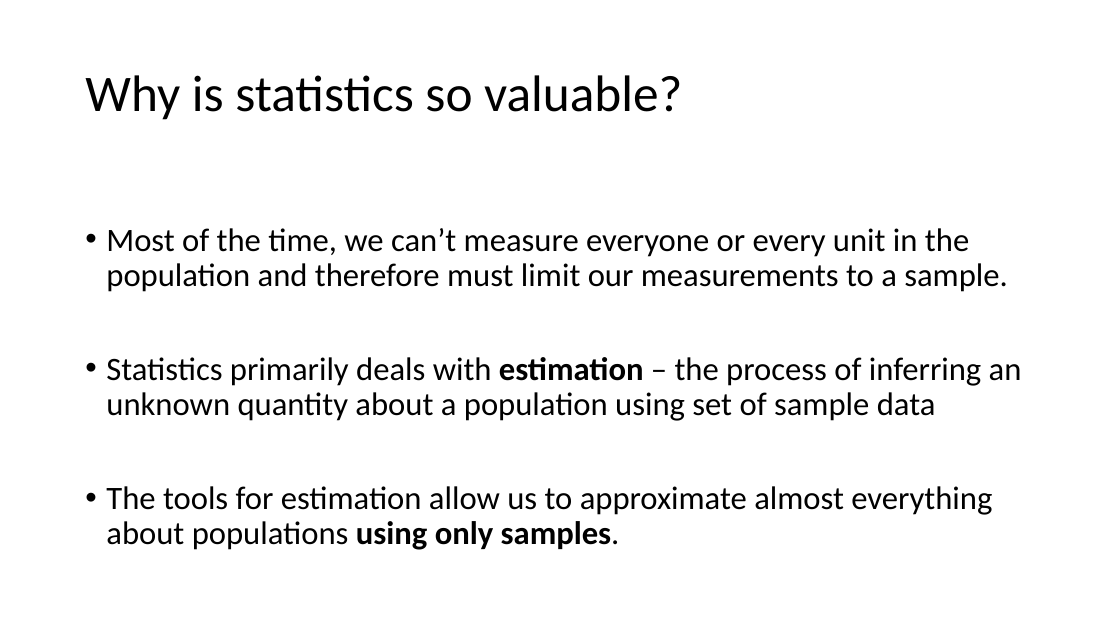
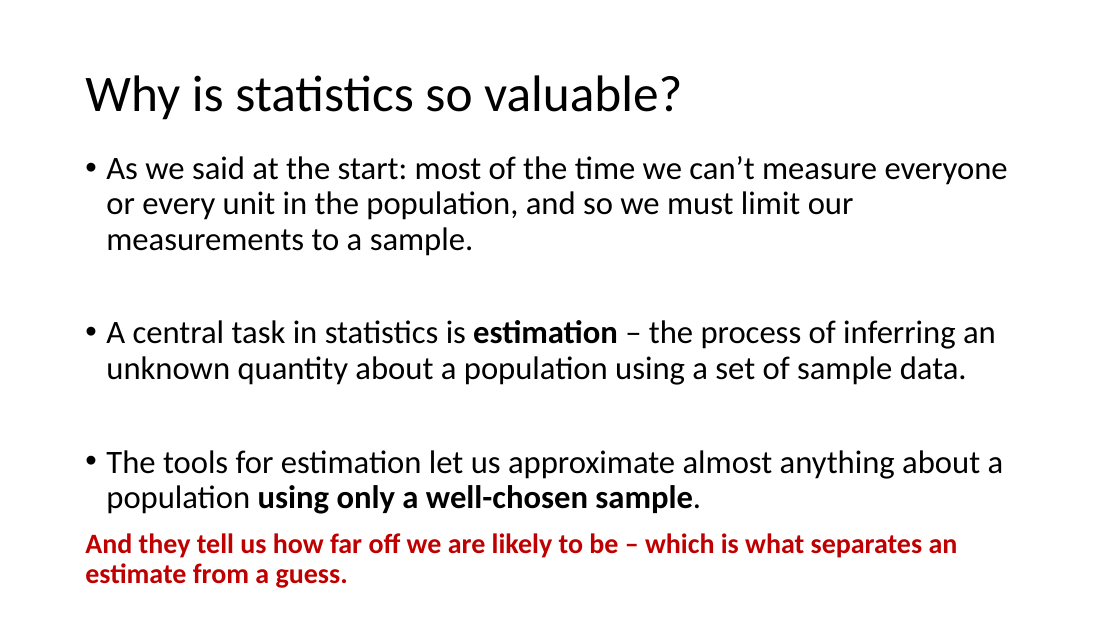
Before and after one commit to Jarred6068/Kvamme_UI_STAT251, a slide deck: slide 9 of docs/lecture_slides/Week 1/Week1_Lecture2_Slides_1_12_2024.pptx (slide 5 before the commit). Drawn at 1120x630 pixels with LibreOffice and Linux fonts; fonts in the diff are those of the drawing. Boxes give left, top, right and bottom in pixels: in the first picture for what was removed or moved away, otherwise in the second. Text is boxed around its words. In the diff, an @@ line names an element or a change of style, - is before the commit and + after.

```diff
--- a/docs/lecture_slides/Week 1/Week1_Lecture2_Slides_1_12_2024.pptx
+++ b/docs/lecture_slides/Week 1/Week1_Lecture2_Slides_1_12_2024.pptx
@@ text at [85, 156, 1008, 588]: text changed @@
-• Most of the time, we can’t measure everyone or every unit in the population and therefore must limit our measurements to a sample.
-• Statistics primarily deals with estimation – the process of inferring an unknown quantity about a population using set of sample data
-• The tools for estimation allow us to approximate almost everything about populations using only samples.
+• As we said at the start: most of the time we can’t measure everyone or every unit in the population, and so we must limit our measurements to a sample.
+• A central task in statistics is estimation – the process of inferring an unknown quantity about a population using a set of sample data.
+• The tools for estimation let us approximate almost anything about a population using only a well-chosen sample.
+And they tell us how far off we are likely to be – which is what separates an estimate from a guess.
```
Also in this commit, not shown: 1 other slide changed, 4 slides added, 25 other files.
